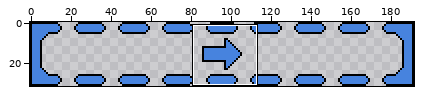
Sprite sheet, stored at PhaserGame/Assets/Sprites/new versions/newblueMovingBlock-Off.png. The first picture is a wide view before the edit; the outline marks the close-up.
Close-up. Earlier state:
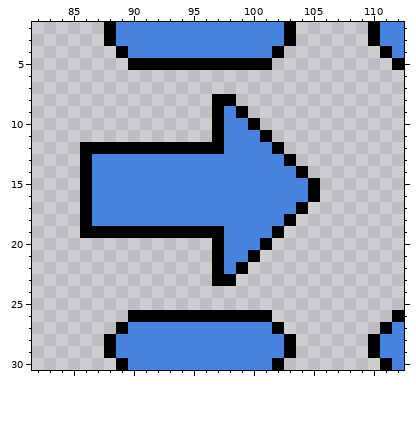
The file is 192x32 pixels. Shown: x 82..112, y 2..30.
New version:
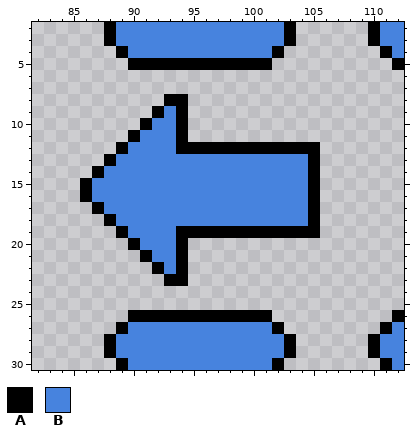
Palette (. is transparent): A #000000  B #4783de
What changed:
@@ x 82..112 @@
  7 ...............................
- 8 ...............AA..............
- 9 ...............ABA.............
-10 ...............ABBA............
-11 ...............ABBBA...........
-12 ....AAAAAAAAAAAABBBBA..........
-13 ....ABBBBBBBBBBBBBBBBA.........
-14 ....ABBBBBBBBBBBBBBBBBA........
+ 8 ...........AA..................
+ 9 ..........ABA..................
+10 .........ABBA..................
+11 ........ABBBA..................
+12 .......ABBBBAAAAAAAAAAAA.......
+13 ......ABBBBBBBBBBBBBBBBA.......
+14 .....ABBBBBBBBBBBBBBBBBA.......
 15 ....ABBBBBBBBBBBBBBBBBBA.......
 16 ....ABBBBBBBBBBBBBBBBBBA.......
-17 ....ABBBBBBBBBBBBBBBBBA........
-18 ....ABBBBBBBBBBBBBBBBA.........
-19 ....AAAAAAAAAAAABBBBA..........
-20 ...............ABBBA...........
-21 ...............ABBA............
-22 ...............ABA.............
-23 ...............AA..............
+17 .....ABBBBBBBBBBBBBBBBBA.......
+18 ......ABBBBBBBBBBBBBBBBA.......
+19 .......ABBBBAAAAAAAAAAAA.......
+20 ........ABBBA..................
+21 .........ABBA..................
+22 ..........ABA..................
+23 ...........AA..................
 24 ...............................
